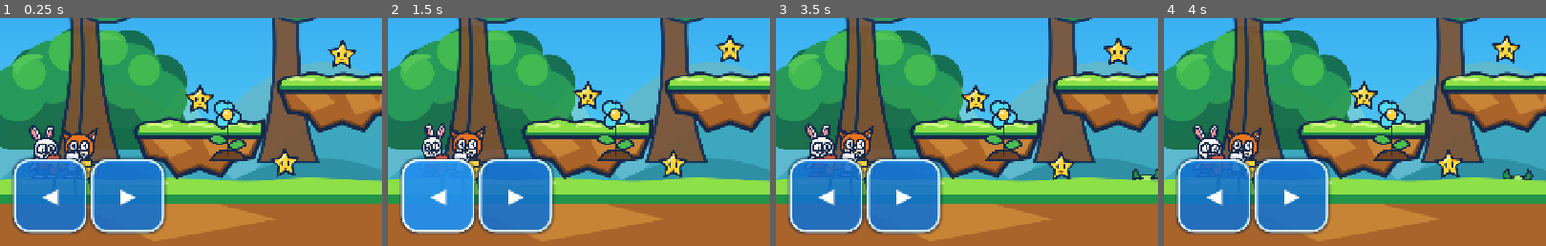
Above: before the commit, frames 1-4 (left to right).
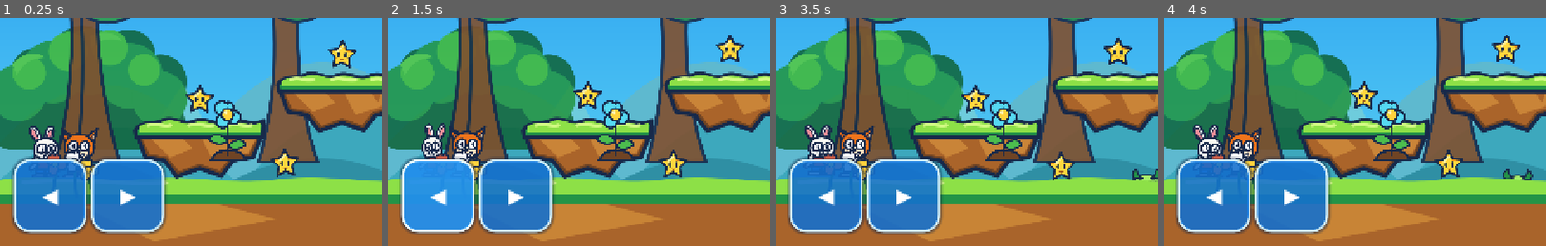
Above: after the commit, the same moments.

Repository: danlil240/animal-heroes
Game: Godot game, scene res://levels/sunny_forest.tscn
Two runs of this game, one before a commit and one after it. Both use one fixed random seed, a clock stepped at 60 frames per second and the inputs below. This scene is started directly instead of the project's main scene.
Inputs:
- Up to frame 1 (0.25 s): no input
- Up to frame 2 (1.5 s): click "⏸" at 0.5 s; click "◀" at 1.25 s
- Up to frame 3 (3.5 s): click "▶" at 2 s; click "קפיצה" at 2.75 s
- Up to frame 4 (4 s): click "פעולה" at 3.5 s
The pictures show only the part of the screen within x 0-50%, y 50-100%; the shares and areas given below are measured in that part.

The runs differ from the first frame. In frame 1, 0.3% of the frame differs, in the area x 7-26%, y 46-62%; in frame 2, nothing differs; in frame 3, 0.3%, in the area x 7-15%, y 46-62%; in frame 4, less than 0.1%.

Commit message:
feat: add spring traversal feedback

Diff:
--- /dev/null
+++ b/game/art/effects/speed_streak.svg
@@ -0,0 +1,5 @@
+<svg xmlns="http://www.w3.org/2000/svg" width="132" height="32" viewBox="0 0 132 32">
+  <path d="M4 16h74l18-9-9 9h41" fill="none" stroke="#fff7bf" stroke-width="6" stroke-linecap="round" stroke-linejoin="round"/>
+  <path d="M21 27h43l15-6" fill="none" stroke="#f6bc45" stroke-width="4" stroke-linecap="round"/>
+  <path d="M29 5h34l12 5" fill="none" stroke="#ffffff" stroke-width="3" stroke-linecap="round" opacity=".8"/>
+</svg>
--- /dev/null
+++ b/game/art/objects/spring_pad.svg
@@ -0,0 +1,6 @@
+<svg xmlns="http://www.w3.org/2000/svg" width="96" height="56" viewBox="0 0 96 56">
+  <path d="M8 44c11-14 20-19 30-12 7 5 13 5 20 0 10-7 19-2 30 12" fill="#3b864d" stroke="#19452d" stroke-width="4" stroke-linejoin="round"/>
+  <path d="M19 38c8-16 17-15 25 0s17 16 25 0 17-15 25 0" fill="none" stroke="#f4d64e" stroke-width="6" stroke-linecap="round"/>
+  <path d="M18 16c8-9 17-9 24 0-10 5-18 5-24 0Zm37-4c9-8 18-7 23 3-9 4-16 4-23-3Z" fill="#83cd62" stroke="#19452d" stroke-width="3" stroke-linejoin="round"/>
+  <path d="M9 45h78" stroke="#244f35" stroke-width="6" stroke-linecap="round"/>
+</svg>
--- a/game/levels/two_player_level.gd
+++ b/game/levels/two_player_level.gd
@@ -29,6 +29,7 @@
 
 const NET_SYNC_HZ: float = 20.0
 const _NET_SYNC_INTERVAL: float = 1.0 / NET_SYNC_HZ
+const SPRING_CAMERA_IMPULSE: float = 5.0
 
 @onready var rabbit = $Rabbit
 @onready var fox = $Fox
@@ -54,6 +55,7 @@
 func _ready() -> void:
 	_background = _find_background()
 	configure_local_role(local_role)
+	_connect_spring_feedback()
 	var fall_zone := get_node_or_null("FallRespawn")
 	if fall_zone != null:
 		fall_zone.body_entered.connect(_respawn_fallen_hero)
@@ -93,6 +95,7 @@
 		rabbit_camera.make_current()
 	else:
 		fox_camera.make_current()
+	_configure_local_camera_feedback()
 	# The local hero always simulates. The partner keeps simulating too until
 	# network state actually arrives, so offline play, the local arena, and the
 	# desktop keyboard second player all still move under their own physics.
@@ -268,6 +271,30 @@
 	return fox if local_role == RABBIT_ROLE else rabbit
 
 
+func _local_camera() -> Camera2D:
+	return rabbit_camera if local_role == RABBIT_ROLE else fox_camera
+
+
+func _configure_local_camera_feedback() -> void:
+	var camera := _local_camera()
+	if camera.enabled and camera.has_method("set_follow_hero"):
+		camera.call("set_follow_hero", _local_hero())
+
+
+func _connect_spring_feedback() -> void:
+	for spring in get_tree().get_nodes_in_group("spring_pad"):
+		if spring.has_signal("launched") and not spring.is_connected("launched", _on_spring_launched):
+			spring.connect("launched", _on_spring_launched)
+
+
+func _on_spring_launched(peer_id: int) -> void:
+	if peer_id != int(_local_hero().get("peer_id")):
+		return
+	var camera := _local_camera()
+	if camera.enabled and camera.has_method("add_impulse"):
+		camera.call("add_impulse", SPRING_CAMERA_IMPULSE)
+
+
 func _respawn_fallen_hero(body: Node2D) -> void:
 	if body.has_method("respawn"):
 		body.respawn(body.checkpoint_position)
--- /dev/null
+++ b/game/tests/unit/test_spring_and_secrets.gd
@@ -0,0 +1,130 @@
+extends SceneTree
+
+
+func _init() -> void:
+	var passed := _test_spring_launch_and_cooldown()
+	passed = _test_spring_rejects_unknown_peer_and_recharges() and passed
+	passed = _test_camera_feedback_look_ahead_and_impulse_cap() and passed
+	passed = _test_hero_visual_reveals_speed_streak_above_top_tier() and passed
+	quit(0 if passed else 1)
+
+
+## A duplicate overlap must not repeatedly reset a player's launch velocity.
+func _test_spring_launch_and_cooldown() -> bool:
+	var spring_script = load("res://world/spring_pad.gd")
+	if spring_script == null:
+		_fail("spring pad script must exist")
+		return false
+	var spring = spring_script.new()
+	spring.launch_velocity = Vector2(120.0, -720.0)
+	var hero = load("res://player/player_body.gd").new()
+	hero.peer_id = 1
+	root.add_child(hero)
+	if not spring.try_launch(hero):
+		_fail("spring must accept a live player")
+		return false
+	if hero.velocity != Vector2(120.0, -720.0):
+		_fail("spring must apply exact launch velocity")
+		return false
+	if spring.try_launch(hero):
+		_fail("spring cooldown must reject an immediate duplicate")
+		return false
+	hero.free()
+	spring.free()
+	return true
+
+
+## An invalid actor must not consume a launch; each valid peer recharges alone.
+func _test_spring_rejects_unknown_peer_and_recharges() -> bool:
+	var spring_script = load("res://world/spring_pad.gd")
+	if spring_script == null:
+		_fail("spring pad script must exist")
+		return false
+	var spring = spring_script.new()
+	var invalid_hero = load("res://player/player_body.gd").new()
+	invalid_hero.peer_id = 3
+	root.add_child(invalid_hero)
+	if spring.try_launch(invalid_hero):
+		_fail("spring must only launch the two known peers")
+		return false
+	var hero = load("res://player/player_body.gd").new()
+	hero.peer_id = 2
+	root.add_child(hero)
+	if not spring.try_launch(hero):
+		_fail("second known peer must launch")
+		return false
+	spring.host_step(0.25)
+	if not spring.try_launch(hero):
+		_fail("spring must accept a peer after its 0.25 second cooldown")
+		return false
+	invalid_hero.free()
+	hero.free()
+	spring.free()
+	return true
+
+
+## High velocity looks ahead by the specified exponential response; a shake stays bounded.
+func _test_camera_feedback_look_ahead_and_impulse_cap() -> bool:
+	var camera_script = load("res://visual/camera_feedback.gd")
+	if camera_script == null:
+		_fail("camera feedback script must exist")
+		return false
+	var camera = camera_script.new()
+	var hero = load("res://player/player_body.gd").new()
+	hero.velocity = Vector2(1000.0, 0.0)
+	root.add_child(hero)
+	root.add_child(camera)
+	camera.set_follow_hero(hero)
+	camera.advance_feedback(0.1)
+	if not is_equal_approx(camera.position.x, 49.560):
+		_fail("camera look-ahead must smooth toward the 90 pixel clamp")
+		return false
+	camera.add_impulse(30.0)
+	camera.advance_feedback(0.0)
+	if camera.position.y > 10.001:
+		_fail("camera impulse must be capped at 10 pixels")
+		return false
+	hero.free()
+	camera.free()
+	return true
+
+
+## The high-speed presentation must be attached to the hero instead of world UI.
+func _test_hero_visual_reveals_speed_streak_above_top_tier() -> bool:
+	var visual_scene = load("res://visual/hero_visual.tscn")
+	if visual_scene == null:
+		_fail("hero visual scene must exist")
+		return false
+	var hero = load("res://player/player_body.gd").new()
+	hero.profile = load("res://player/rabbit_profile.tres")
+	root.add_child(hero)
+	var visual = visual_scene.instantiate()
+	hero.add_child(visual)
+	visual.configure("rabbit", hero)
+	var streak := visual.get_node_or_null("Pose/SpeedStreak") as Sprite2D
+	if streak == null:
+		_fail("hero visual must include the speed streak")
+		return false
+	hero.velocity.x = hero.profile.max_run_speed * 0.86
+	visual._process(0.0)
+	if not streak.visible:
+		_fail("speed streak must show above the 0.85 run ratio")
+		return false
+	hero._just_landed = true
+	visual._process(0.0)
+	if visual._landing_squash_remaining <= 0.0:
+		_fail("landing state must begin a squash")
+		return false
+	visual._process(0.16)
+	visual._process(0.1)
+	if visual._landing_squash_remaining > 0.0:
+		_fail("landing squash must trigger once for a sustained landing state")
+		return false
+	hero.remove_child(visual)
+	visual.free()
+	hero.free()
+	return true
+
+
+func _fail(message: String) -> void:
+	push_error(message)
--- /dev/null
+++ b/game/visual/camera_feedback.gd
@@ -0,0 +1,31 @@
+class_name CameraFeedback
+extends Camera2D
+
+## A Camera2D variant used only by levels that opt into local movement feedback.
+
+var _hero: CharacterBody2D = null
+var _impulse: Vector2 = Vector2.ZERO
+
+
+func set_follow_hero(hero: CharacterBody2D) -> void:
+	_hero = hero
+
+
+func add_impulse(amount: float) -> void:
+	_impulse += Vector2(0.0, amount)
+	if _impulse.length() > 10.0:
+		_impulse = _impulse.normalized() * 10.0
+
+
+func _process(delta: float) -> void:
+	advance_feedback(delta)
+
+
+func advance_feedback(delta: float) -> void:
+	if _hero == null or not is_instance_valid(_hero):
+		return
+	var step := maxf(delta, 0.0)
+	var target_x := clampf(_hero.velocity.x * 0.22, -90.0, 90.0)
+	position.x = lerpf(position.x, target_x, 1.0 - exp(-8.0 * step))
+	_impulse = _impulse.lerp(Vector2.ZERO, 1.0 - exp(-18.0 * step))
+	position += _impulse
--- a/game/visual/hero_visual.gd
+++ b/game/visual/hero_visual.gd
@@ -10,6 +10,8 @@
 var _last_body_position: Vector2
 var _effect_tween: Tween
 var _celebration_remaining: float = 0.0
+var _last_just_landed: bool = false
+var _landing_squash_remaining: float = 0.0
 
 
 func _ready() -> void:
@@ -22,6 +24,9 @@
 	$Pose/RabbitArt.visible = kind == "rabbit"
 	$Pose/FoxArt.visible = kind == "fox"
 	$Pose/ActionBubble.visible = false
+	$Pose/SpeedStreak.visible = false
+	_last_just_landed = false
+	_landing_squash_remaining = 0.0
 	if _body != null:
 		_last_body_position = _body.global_position
 		if _body.has_method("snapshot"):
@@ -33,6 +38,7 @@
 		return
 	var step := maxf(delta, 0.0)
 	_elapsed += step
+	_update_state_effects()
 	var grounded := _body.is_on_floor()
 	var speed := absf(_body.velocity.x)
 	var target_position := Vector2(0.0, -30.0)
@@ -55,19 +61,26 @@
 		target_stretch = Vector2(0.94, 1.08)
 	elif _celebration_remaining <= 0.0:
 		target_stretch = Vector2(1.05, 0.95)
+	if _landing_squash_remaining > 0.0:
+		_landing_squash_remaining = maxf(_landing_squash_remaining - step, 0.0)
+		var recovery := 1.0 - (_landing_squash_remaining / 0.16)
+		target_stretch *= Vector2(1.22, 0.78).lerp(Vector2.ONE, recovery)
 	var direction: float = _body.facing_direction if "facing_direction" in _body else 1.0
 	target_stretch.x *= direction
 	var smoothing := 1.0 - exp(-12.0 * step)
 	$Pose.position = $Pose.position.lerp(target_position, smoothing)
 	$Pose.rotation = lerpf($Pose.rotation, target_rotation, smoothing)
 	$Pose.scale = $Pose.scale.lerp(target_stretch, smoothing)
-	_update_state_effects()
 
 
 func _update_state_effects() -> void:
 	if not _body.has_method("snapshot"):
 		return
 	var state = _body.snapshot()
+	$Pose/SpeedStreak.visible = state.run_speed_ratio > 0.85
+	var just_landed := bool(state.just_landed)
+	if just_landed and not _last_just_landed:
+		_landing_squash_remaining = 0.16
 	if state.action_pressed and not _last_action_pressed:
 		_play_action_effect()
 	if _last_hearts >= 0 and state.hearts < _last_hearts:
@@ -75,6 +88,7 @@
 	elif _last_hearts >= 0 and state.hearts > _last_hearts and _body.global_position.distance_to(_last_body_position) > 40.0:
 		_play_recovery()
 	_last_action_pressed = state.action_pressed
+	_last_just_landed = just_landed
 	_last_hearts = state.hearts
 	_last_body_position = _body.global_position
 
--- a/game/visual/hero_visual.tscn
+++ b/game/visual/hero_visual.tscn
@@ -1,9 +1,10 @@
-[gd_scene load_steps=5 format=3]
+[gd_scene load_steps=6 format=3]
 
 [ext_resource type="Script" path="res://visual/hero_visual.gd" id="1_script"]
 [ext_resource type="Texture2D" path="res://art/characters/riki_rabbit.svg" id="2_rabbit"]
 [ext_resource type="Texture2D" path="res://art/characters/foxy_fox.svg" id="3_fox"]
 [ext_resource type="Texture2D" path="res://art/effects/bubble_ring.svg" id="4_bubble"]
+[ext_resource type="Texture2D" path="res://art/effects/speed_streak.svg" id="5_streak"]
 
 [node name="HeroVisual" type="Node2D"]
 script = ExtResource("1_script")
@@ -26,6 +27,11 @@
 scale = Vector2(0.25, 0.25)
 texture = ExtResource("4_bubble")
 
+[node name="SpeedStreak" type="Sprite2D" parent="Pose"]
+visible = false
+position = Vector2(0, -24)
+texture = ExtResource("5_streak")
+
 [node name="CelebrationBurst" type="Polygon2D" parent="."]
 visible = false
 position = Vector2(0, -54)
--- /dev/null
+++ b/game/world/spring_pad.gd
@@ -0,0 +1,61 @@
+class_name SpringPad
+extends Area2D
+
+## A local traversal pad. World owners call host_step at the existing 30 Hz
+## cadence, while overlap detection only requests an immediate launch.
+
+signal launched(peer_id: int)
+
+const COOLDOWN_SECONDS: float = 0.25
+
+@export var launch_velocity: Vector2 = Vector2(0.0, -720.0)
+
+var _cooldown_by_peer: Dictionary = {}
+var _launch_tween: Tween
+
+
+func _ready() -> void:
+	add_to_group("spring_pad")
+	if not body_entered.is_connected(_on_body_entered):
+		body_entered.connect(_on_body_entered)
+
+
+func host_step(delta: float) -> void:
+	var step := maxf(delta, 0.0)
+	for peer in _cooldown_by_peer.keys():
+		var remaining := maxf(float(_cooldown_by_peer[peer]) - step, 0.0)
+		if remaining <= 0.0:
+			_cooldown_by_peer.erase(peer)
+		else:
+			_cooldown_by_peer[peer] = remaining
+
+
+func try_launch(body: Node) -> bool:
+	if not body is CharacterBody2D:
+		return false
+	var peer_id := int(body.get("peer_id"))
+	if peer_id != 1 and peer_id != 2:
+		return false
+	if float(_cooldown_by_peer.get(peer_id, 0.0)) > 0.0:
+		return false
+	(body as CharacterBody2D).velocity = launch_velocity
+	_cooldown_by_peer[peer_id] = COOLDOWN_SECONDS
+	launched.emit(peer_id)
+	_play_launch_animation()
+	return true
+
+
+func _on_body_entered(body: Node) -> void:
+	try_launch(body)
+
+
+func _play_launch_animation() -> void:
+	var visual := get_node_or_null("Visual") as Node2D
+	if visual == null:
+		return
+	if _launch_tween != null:
+		_launch_tween.kill()
+	visual.scale = Vector2(1.18, 0.62)
+	_launch_tween = create_tween()
+	_launch_tween.tween_property(visual, "scale", Vector2(0.92, 1.12), 0.07)
+	_launch_tween.tween_property(visual, "scale", Vector2.ONE, 0.12)
--- /dev/null
+++ b/game/world/spring_pad.tscn
@@ -0,0 +1,20 @@
+[gd_scene load_steps=4 format=3]
+
+[ext_resource type="Script" path="res://world/spring_pad.gd" id="1_spring"]
+[ext_resource type="Texture2D" path="res://art/objects/spring_pad.svg" id="2_art"]
+
+[sub_resource type="RectangleShape2D" id="SpringShape"]
+size = Vector2(72, 28)
+
+[node name="SpringPad" type="Area2D" groups=["spring_pad"]]
+script = ExtResource("1_spring")
+
+[node name="CollisionShape2D" type="CollisionShape2D" parent="."]
+position = Vector2(0, -4)
+shape = SubResource("SpringShape")
+
+[node name="Visual" type="Node2D" parent="."]
+
+[node name="SpringArt" type="Sprite2D" parent="Visual"]
+position = Vector2(0, -14)
+texture = ExtResource("2_art")
Not shown, added: game/art/effects/speed_streak.svg.import
Not shown, added: game/art/objects/spring_pad.svg.import
